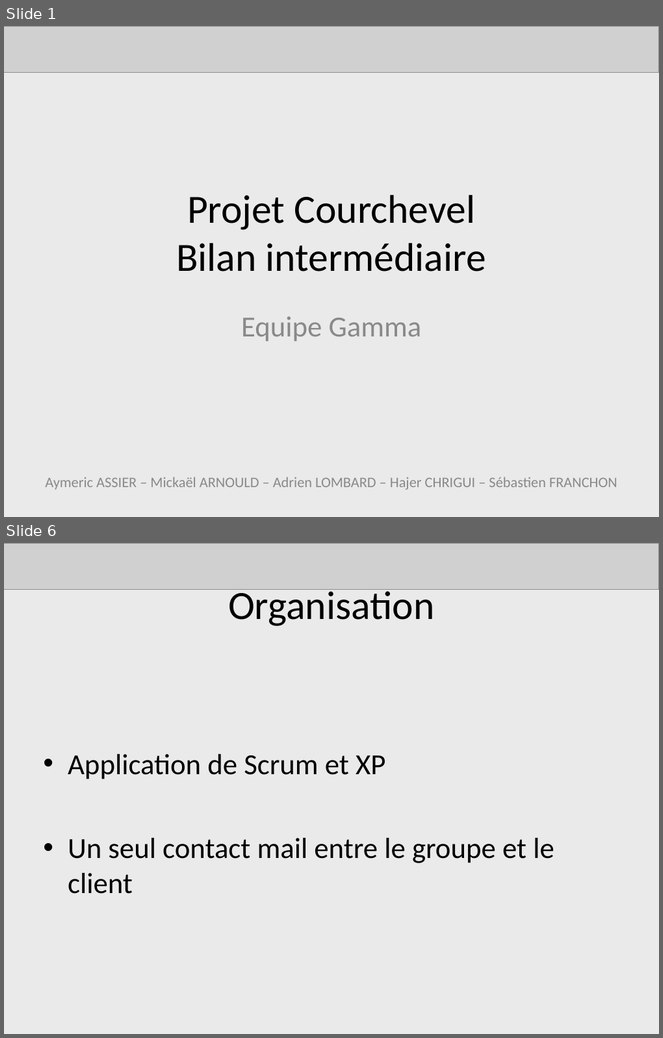
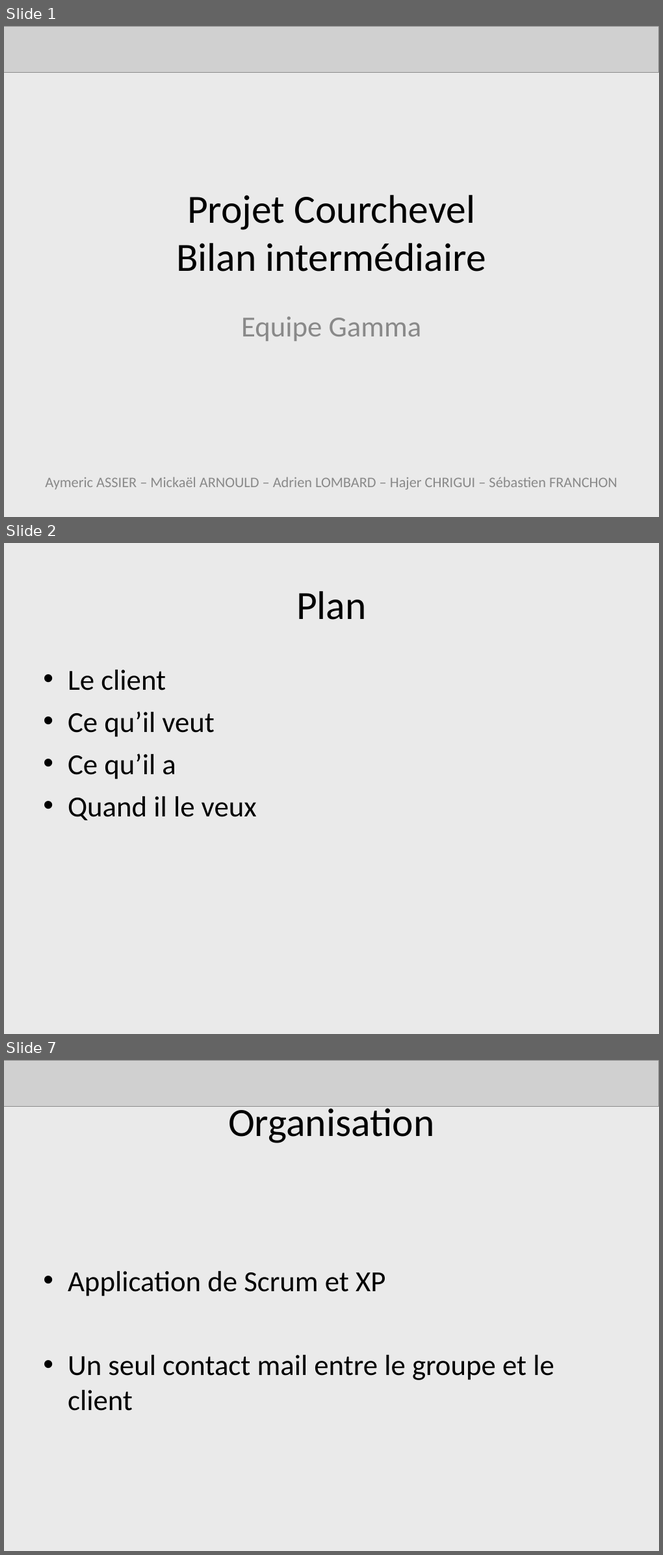
Before and after one commit to AdrienLombard/SimplePass, a slide deck: source/Projet Courchevel - Bilan intermédiaire.ppt. Shown one above the other, each under a label of ours: slides 1 and 6 before the commit, slides 1, 2 and 7 after it; the slides between them are not shown. The pictures are 663x1038 and 663x1555 pixels, drawn with LibreOffice and Linux fonts; fonts in the diff are those of the drawing; grey boxes stand for pictures. Boxes give left, top, right and bottom in pixels: in the first picture for what was removed or moved away, otherwise in the second. Text is boxed around its words. In the diff, an @@ line names an element or a change of style, - is before the commit and + after.

```diff
--- a/source/Projet Courchevel - Bilan intermédiaire.ppt
+++ b/source/Projet Courchevel - Bilan intermédiaire.ppt
@@ slide 2 added at bbox=[4, 543, 659, 1034], background #EAEAEA @@
@@ title added at bbox=[296, 591, 367, 620], 44 pt, text #000000 @@
+Plan
@@ text added at bbox=[68, 670, 257, 821], 32 pt, text #000000 @@
+• Le client
+• Ce qu’il veut
+• Ce qu’il a
+• Quand il le veux
@@ what was slide 6 is now slide 7 @@
```
Also in this commit, not shown: 4 slides changed, 1 other slide added.
